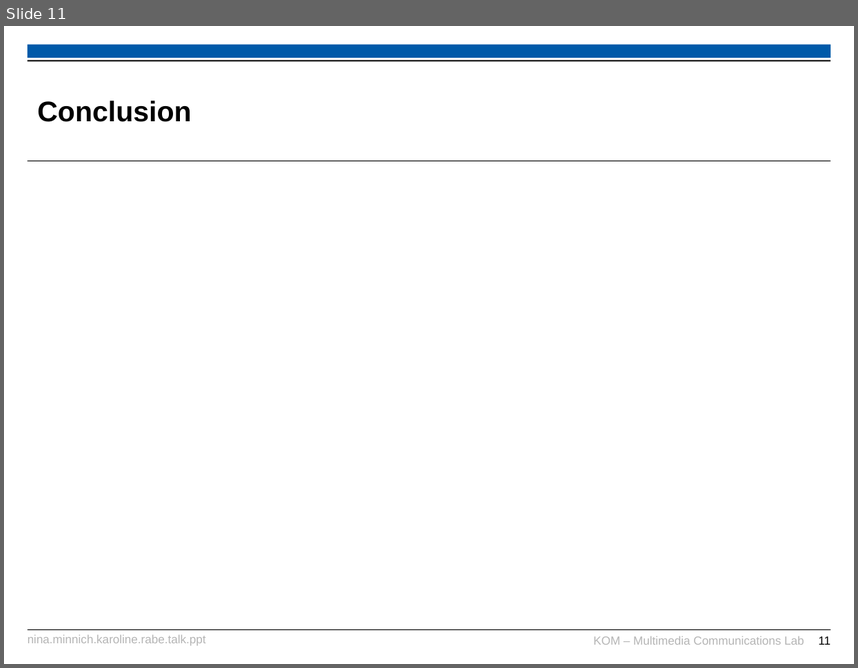
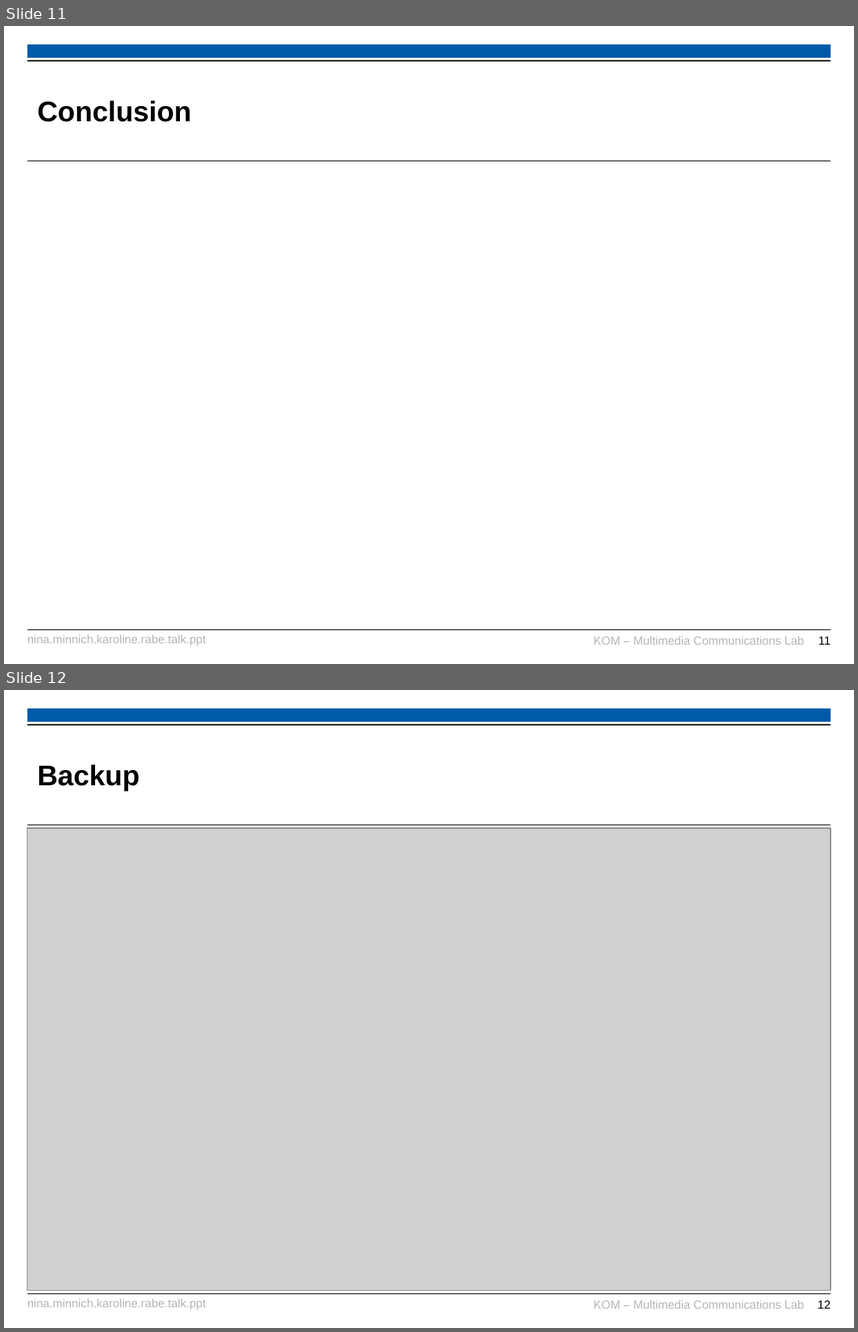
Before and after one commit to karopp/AFTIR, a slide deck: Nina.Minnich.Karoline.Rabe.talk.ppt. Shown one above the other, each under a label of ours: slide 11 before the commit, slides 11 and 12 after it. The pictures are 858x668 and 858x1332 pixels, drawn with LibreOffice and Linux fonts; fonts in the diff are those of the drawing; grey boxes stand for pictures; background and template pictures are left out. Boxes give left, top, right and bottom in pixels: in the first picture for what was removed or moved away, otherwise in the second. Text is boxed around its words. In the diff, an @@ line names an element or a change of style, - is before the commit and + after.

```diff
--- a/Nina.Minnich.Karoline.Rabe.talk.ppt
+++ b/Nina.Minnich.Karoline.Rabe.talk.ppt
@@ slide 12 added at bbox=[4, 690, 854, 1328], background #FFFFFF; not listed: 6 template elements that a slide beside it also shows @@
@@ title added at bbox=[37, 765, 139, 791], 24 pt, text #000000, bold @@
+Backup
@@ picture added at bbox=[27, 828, 831, 1290] @@
@@ text added at bbox=[27, 1299, 206, 1310], 10 pt, text #B5B5B5 @@
+nina.minnich.karoline.rabe.talk.ppt
```
Also in this commit, not shown: 7 slides changed, 1 other slide added, 1 other file.
